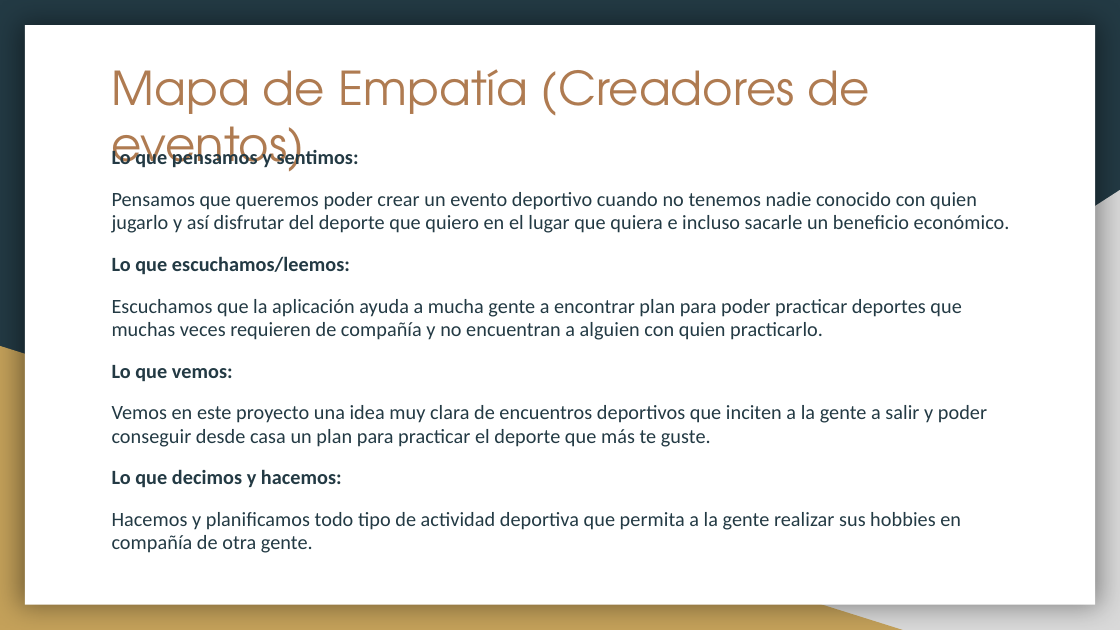
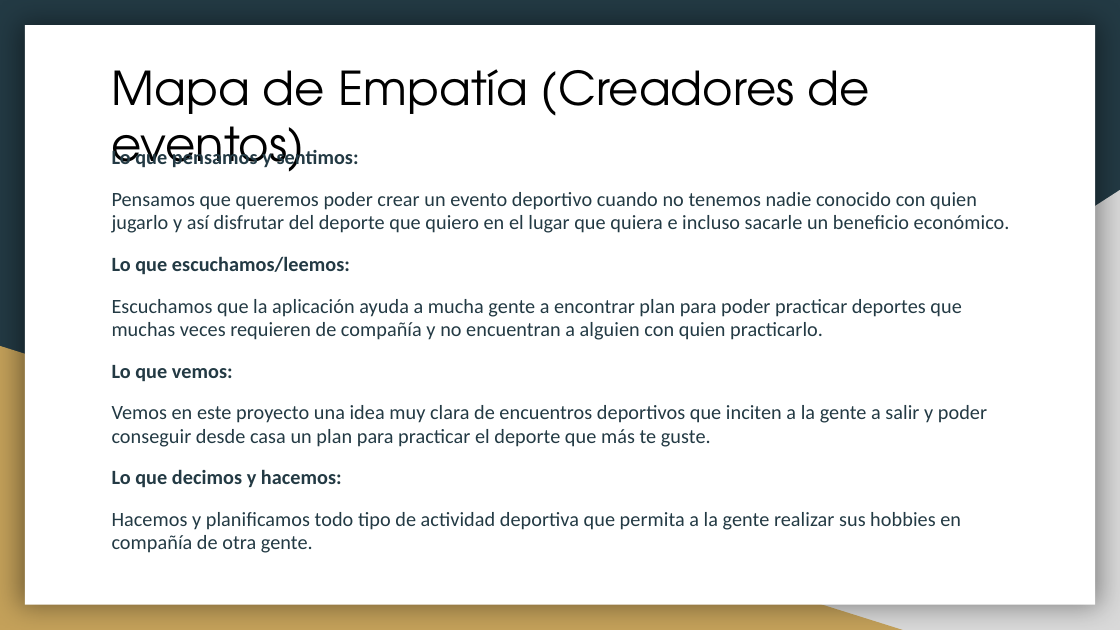
Before and after one commit to Enrique-Izquierdo/DAM_1--PI_verde, a slide deck: slide 5 of UX_PIverde.pptx. Drawn at 1120x630 pixels with LibreOffice and Linux fonts; fonts in the diff are those of the drawing. Boxes give left, top, right and bottom in pixels: in the first picture for what was removed or moved away, otherwise in the second. Text is boxed around its words. In the diff, an @@ line names an element or a change of style, - is before the commit and + after.

```diff
--- a/UX_PIverde.pptx
+++ b/UX_PIverde.pptx
@@ title "Mapa de Empatía (Creadores de ..." at (112, 69, 869, 172): text colour #AF7B51 to #000000 @@
```
Also in this commit, not shown: 7 other slides changed.
